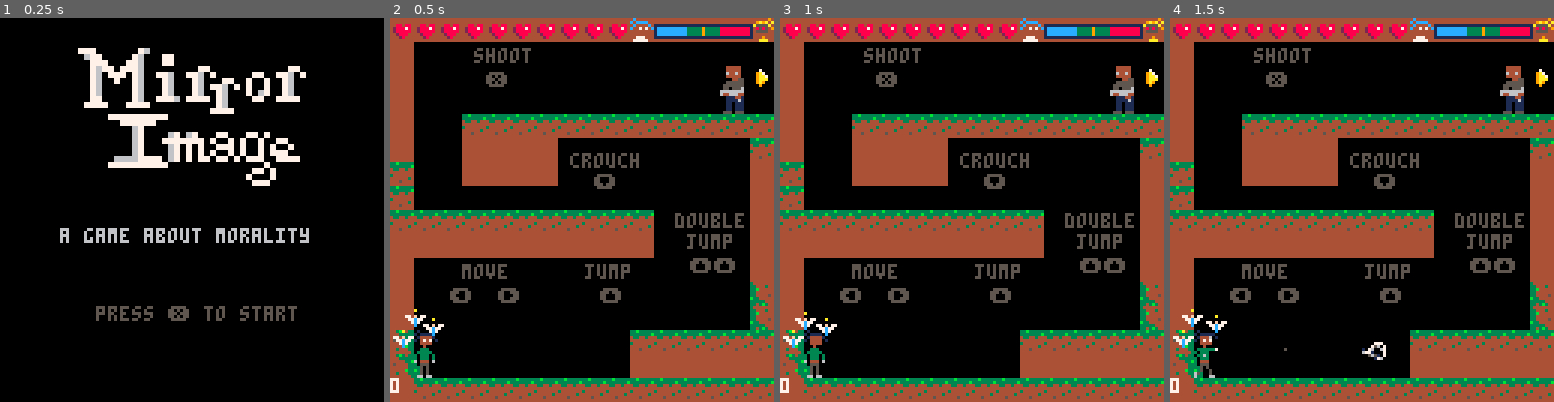
Above: before the commit, frames 1-4 (left to right).
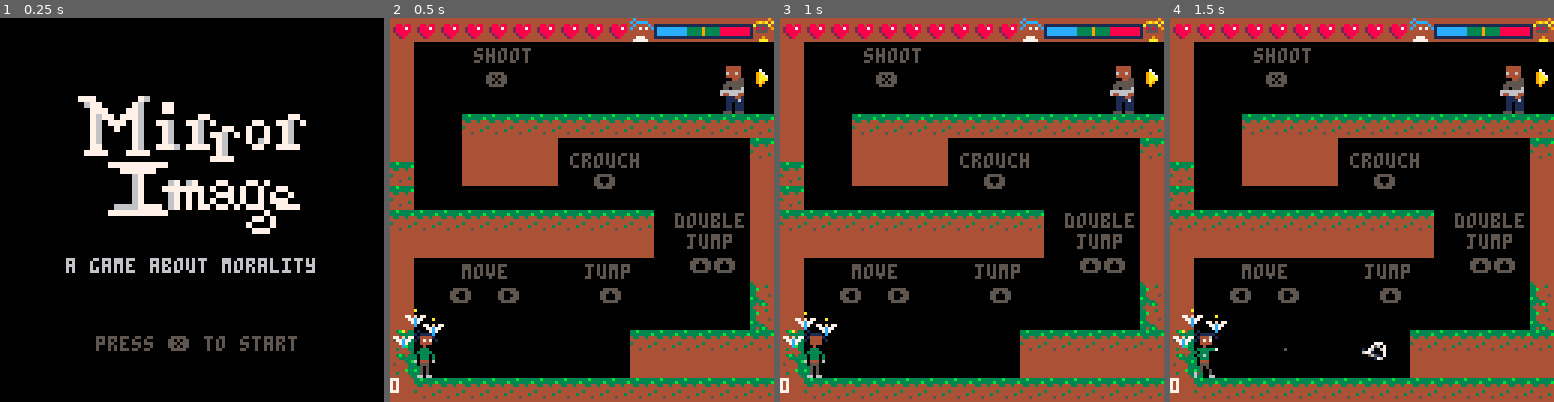
Above: after the commit, the same moments.

Repository: xMunchy/Mirror_Image
Game: PICO-8 cartridge prog.p8
Two runs of this game, one before a commit and one after it. Both use one fixed random seed, a clock stepped at 60 frames per second and the inputs below.
Inputs:
- Up to frame 1 (0.25 s): no input
- Up to frame 2 (0.5 s): tap X (X key) at 0.33 s
- Up to frame 3 (1 s): tap O (Z key) at 0.7 s
- Up to frame 4 (1.5 s): tap X (X key) at 1.07 s

The runs differ from the first frame. In frame 1, 13% of the frame differs, in the area x 15-83%, y 7-87%; in frame 2, nothing differs; in frame 3, nothing differs; in frame 4, nothing differs.

Commit message:
realign splash screen

Diff:
--- a/prog.p8
+++ b/prog.p8
@@ -1495,9 +1495,9 @@
 function _draw()
   cls()
   if game=="title" then --splash
-    sspr(0,96,40,34,24,10,80,68)
-    print("a game about morality",20,70,6)
-    print("press ❎ to start",32,96,5)
+    sspr(0,96,40,34,24,26,80,68)
+    print("a game about morality",22,80,6)
+    print("press ❎ to start",32,106,5)
   -- elseif game=="instr" then
   --   player.x = 10
   --   player.y = 10
